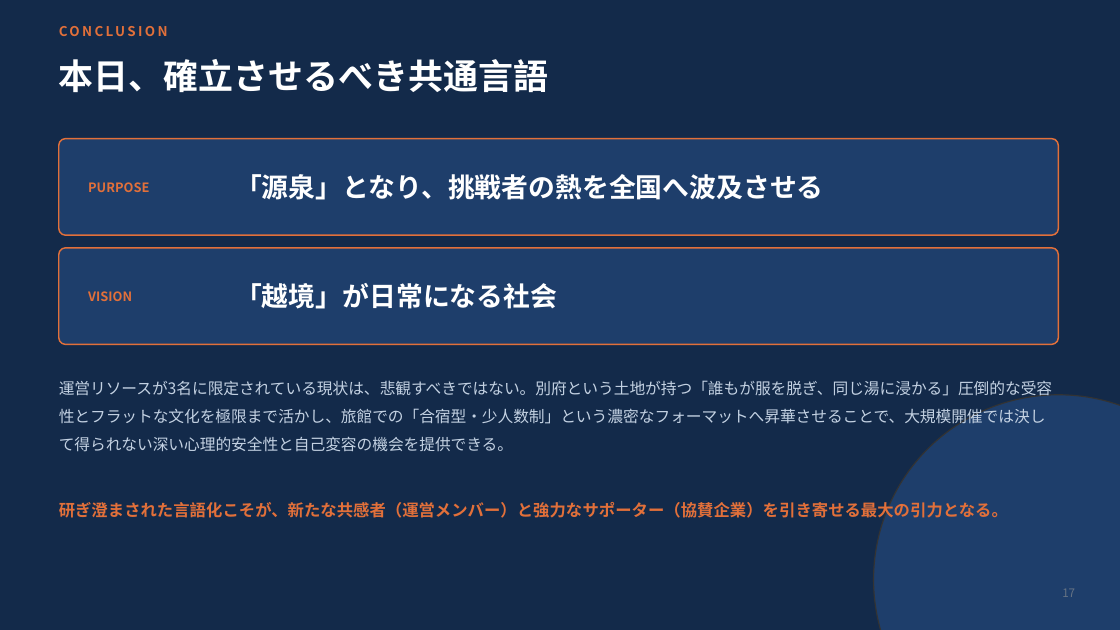
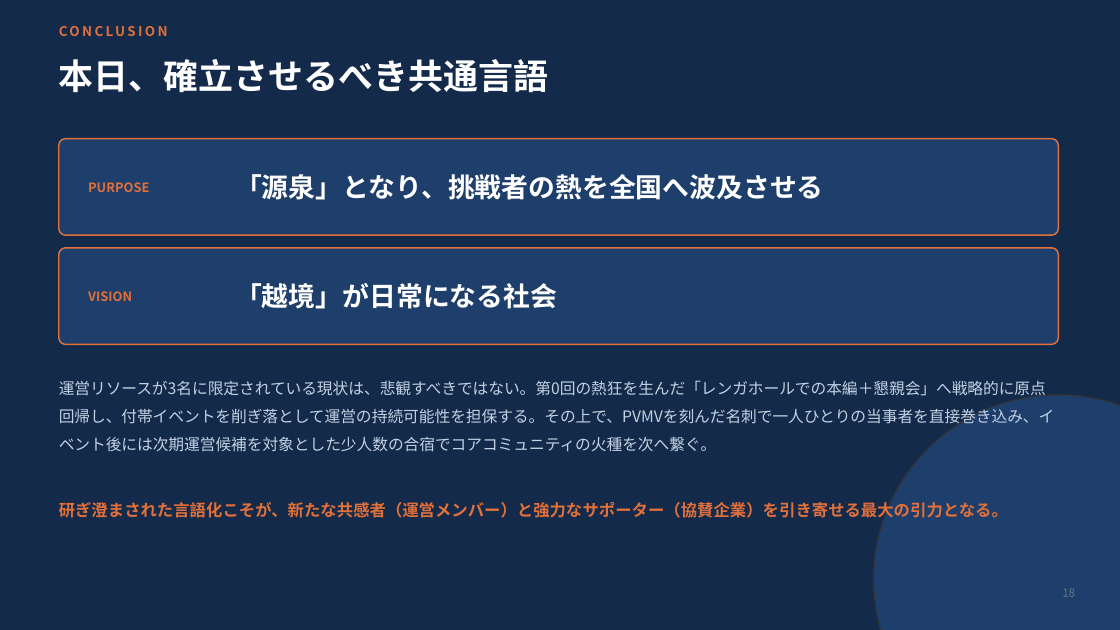
Before and after one commit to RyoWakabayashi/cls-beppu, a slide deck: slide 18 of docs/meetings/20260816/CLS別府第2回企画立案.pptx (slide 17 before the commit). Drawn at 1120x630 pixels with LibreOffice and Linux fonts; fonts in the diff are those of the drawing. Boxes give left, top, right and bottom in pixels: in the first picture for what was removed or moved away, otherwise in the second. Text is boxed around its words. In the diff, an @@ line names an element or a change of style, - is before the commit and + after.

```diff
--- a/docs/meetings/20260816/CLS別府第2回企画立案.pptx
+++ b/docs/meetings/20260816/CLS別府第2回企画立案.pptx
@@ text at <box>59,380,1055,452</box>: text changed @@
-運営リソースが3名に限定されている現状は、悲観すべきではない。別府という土地が持つ「誰もが服を脱ぎ、同じ湯に浸かる」圧倒的な受容性とフラットな文化を極限まで活かし、旅館での「合宿型・少人数制」という濃密なフォーマットへ昇華させることで、大規模開催では決して得られない深い心理的安全性と自己変容の機会を提供できる。
+運営リソースが3名に限定されている現状は、悲観すべきではない。第0回の熱狂を生んだ「レンガホールでの本編＋懇親会」へ戦略的に原点回帰し、付帯イベントを削ぎ落として運営の持続可能性を担保する。その上で、PVMVを刻んだ名刺で一人ひとりの当事者を直接巻き込み、イベント後には次期運営候補を対象とした少人数の合宿でコアコミュニティの火種を次へ繋ぐ。
@@ text at <box>1062,588,1075,597</box>: text changed @@
-17
+18
```
Also in this commit, not shown: 11 other slides changed, 1 slide added, 2 other files.
